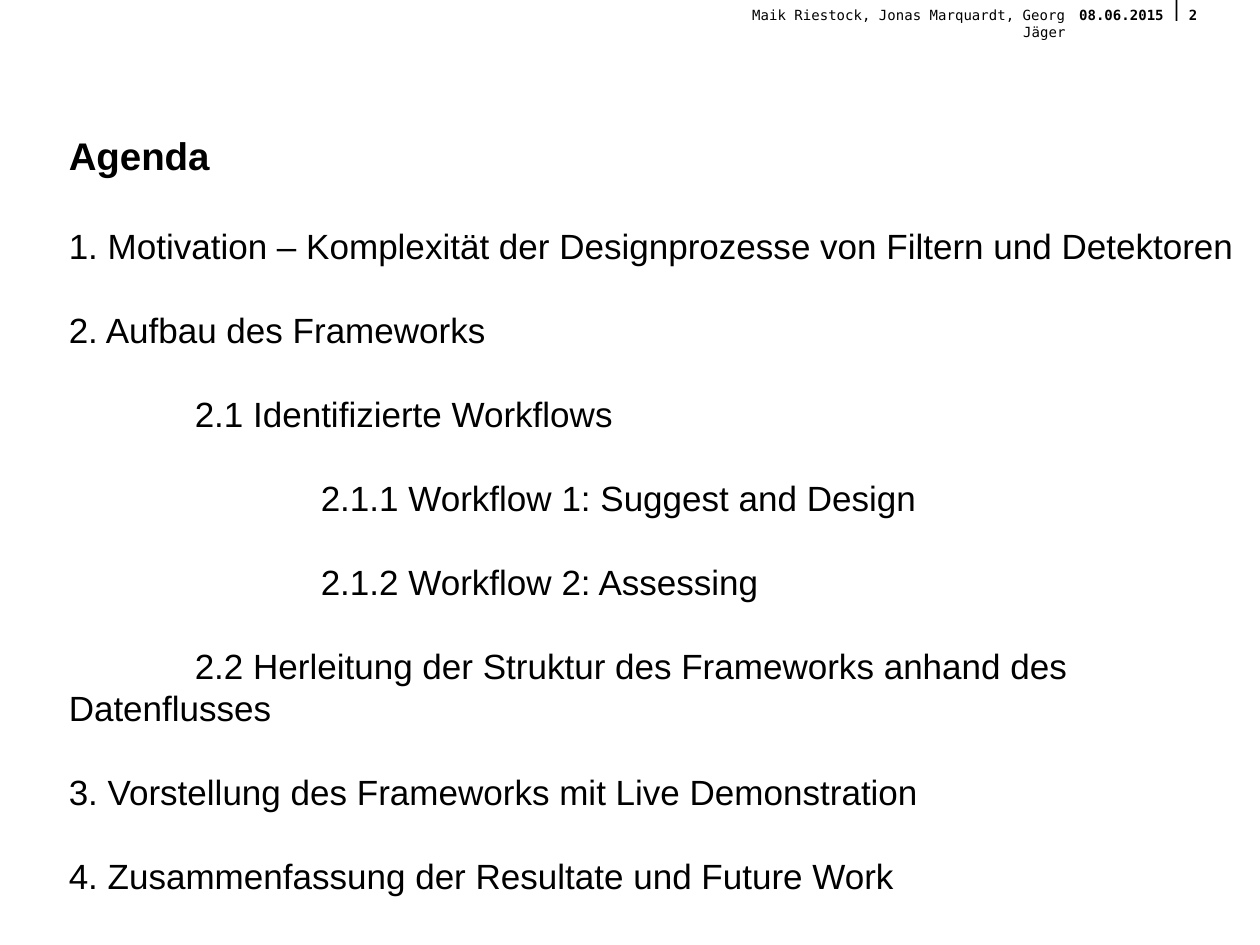
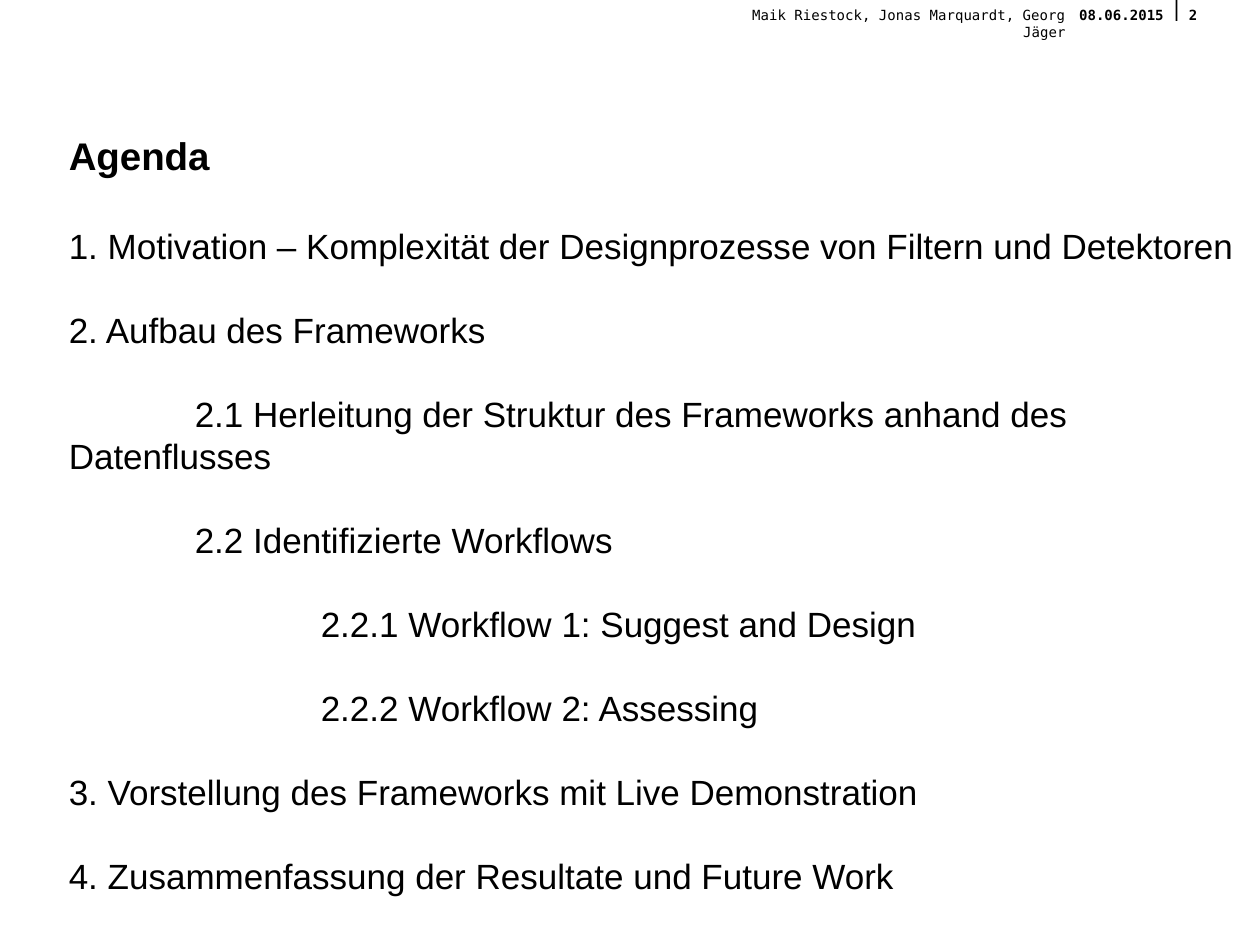
Before and after one commit to querquer/faultframework, a slide deck: slide 2 of Presentation/FinalePraesentationFramework.odp. Drawn at 1260x945 pixels with LibreOffice and Linux fonts; fonts in the diff are those of the drawing; background and template pictures are left out. Boxes give left, top, right and bottom in pixels: in the first picture for what was removed or moved away, otherwise in the second. Text is boxed around its words. In the diff, an @@ line names an element or a change of style, - is before the commit and + after.

```diff
--- a/Presentation/FinalePraesentationFramework.odp
+++ b/Presentation/FinalePraesentationFramework.odp
@@ text at box(69, 401, 1066, 728): text changed @@
-2.1 Identifizierte Workflows
-2.1.1 Workflow 1: Suggest and Design
-2.1.2 Workflow 2: Assessing
-2.2 Herleitung der Struktur des Frameworks anhand des Datenflusses
+2.1 Herleitung der Struktur des Frameworks anhand des Datenflusses
+2.2 Identifizierte Workflows
+2.2.1 Workflow 1: Suggest and Design
+2.2.2 Workflow 2: Assessing
```
Also in this commit, not shown: 2 other slides changed, 1 slide added.
